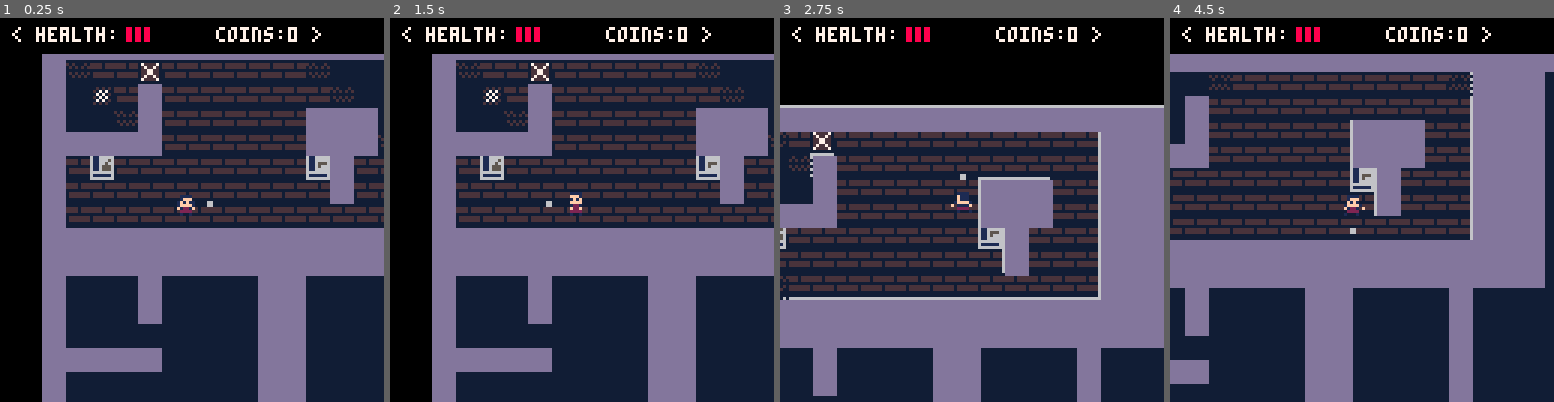
Above: before the commit, frames 1-4 (left to right).
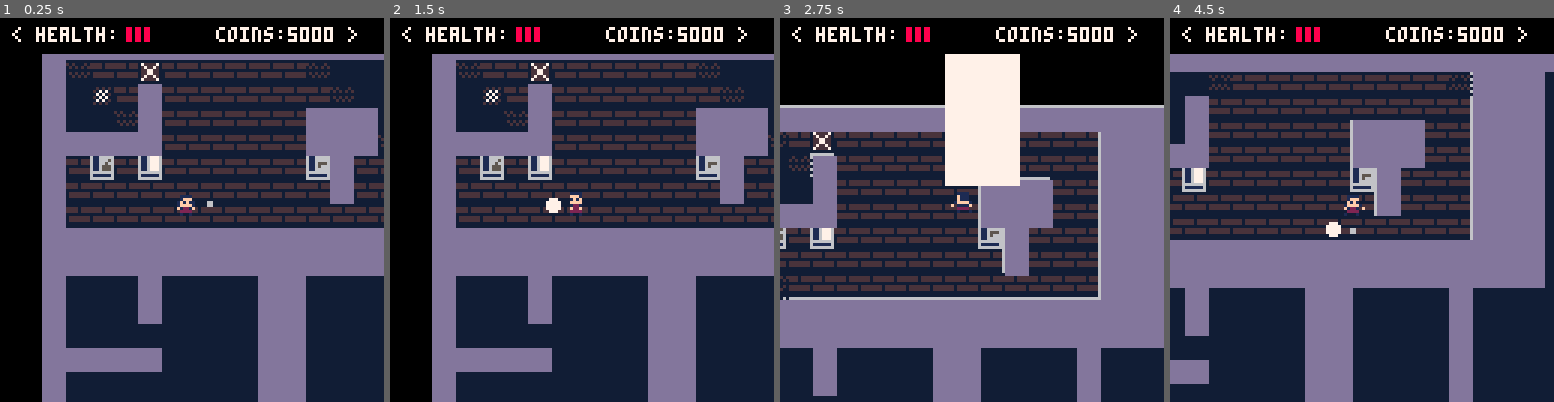
Above: after the commit, the same moments.

Repository: TripleADC/ZombiePico8
Game: PICO-8 cartridge zom8.p8
Same seed, same stepped clock (60 frames per second), same inputs: the game is played once before the commit and once after it.
Inputs:
- Up to frame 1 (0.25 s): no input
- Up to frame 2 (1.5 s): tap X (X key) at 0.33, 1.07 s; tap O (Z key) at 0.7 s
- Up to frame 3 (2.75 s): hold Right 1.6-2.1 s; tap O (Z key) at 1.7, 2.1, 2.5 s; tap X (X key) at 1.85 s; hold Up 2.15-2.42 s; hold Right from 2.47 s (still down)
- Up to frame 4 (4.5 s): tap O (Z key) every 0.4 s from 2.9 to 4.1 s; tap X (X key) at 2.97, 4.08 s; release Right at 3.03 s; hold Left 3.08-3.58 s; hold Down 3.63-3.97 s; hold Right from 4.02 s (still down)

The runs differ from the first frame. In frame 1, 0.7% of the frame differs, in the area x 35-93%, y 2-43%; in frame 2, 0.8%; in frame 3, 7.3%, in the area x 7-93%, y 2-61%; in frame 4, 0.8%.

Commit message:
Added laser weapon

Diff:
--- a/zom8.p8
+++ b/zom8.p8
@@ -45,6 +45,9 @@
     --bombs init
     bombs={}
 
+    -- laser init
+    lasers={}
+
     -- particles init
     particles={}
 
@@ -61,7 +64,7 @@
 	map(0,0)
 
 	--player
-    p:draw()
+    p:draw(crs)
     crs:draw_cursor()
 
     --map
@@ -90,6 +93,10 @@
 
     for bomb in all(bombs) do
         bomb:draw()
+    end
+
+    for laser in all(lasers) do
+        laser:draw()
     end
 
     -- particles
@@ -145,6 +152,10 @@
 
     for bomb in all(bombs) do
         bomb:update(p)
+    end
+
+     for laser in all(lasers) do
+        laser:update(p)
     end
 
     -- spawners
@@ -191,10 +202,13 @@
         facing=1,
 
         -- 0 = pistol, 1 = shotgun, 2 = bomb, 3 = laser
-        weapon=0,
+        weapon=3,
         reload_frames=0,
 
-        coins=0,
+        laser_charging=false,
+        laser_timer=0,
+
+        coins=5000,
 
         -- functions
         control=function(self, c)
@@ -247,8 +261,11 @@
                         self.shielded = true
                     elseif(vend.perk == 4) then
                         self.weapon = 2
+                    elseif(vend.perk == 5) then
+                        self.weapon = 3
                     end
                     self.coins -= vend.cost
+                    self.laser_charging = false
                 else
                     coinmsg = true
                     set_msg('< not enough coins! >', -40)
@@ -287,6 +304,25 @@
                         make_bomb(self, 0, -0.5)
                     end
                 end
+
+                if(self.weapon == 3 and #lasers == 0 and not self.laser_charging) then
+                    self.laser_timer = 60
+                    self.laser_charging = true
+                end
+            end
+
+            if(self.laser_timer == 0 and self.laser_charging) then
+                self.laser_charging = false
+
+                if self.facing == 1 then -- right
+                    make_laser(self.x + 1, self.y - 1, self.x + 16, self.y + 1)
+                elseif self.facing == 2 then -- down
+                    make_laser(self.x - 1, self.y + 1, self.x + 1, self.y + 16)
+                elseif self.facing == 3 then -- left
+                    make_laser(self.x - 16, self.y - 1, self.x - 2, self.y + 1)
+                else -- up
+                    make_laser(self.x - 1, self.y - 16, self.x + 1, self.y - 2)
+                end
             end
 
             -- ensures player doesnt exceed max dx or dy in any direction
@@ -294,7 +330,11 @@
 			self.dy=mid(-self.max_dy, self.dy, self.max_dy)
         end,
 
-        draw=function(self)
+        draw=function(self,c)
+            if(self.laser_timer % 8 == 0 and self.laser_charging) then
+                add(particles, make_explosion(c.x, c.y, rnd(6), 7))
+            end
+
             -- drawing self sprite
             self.sp_frames+=1
             if(self.sp_frames == 30) then
@@ -341,6 +381,10 @@
 
             if self.reload_frames > 0 then
                 self.reload_frames -= 1
+            end
+
+            if self.laser_timer > 0 then
+                self.laser_timer -= 1
             end
 
             -- wall collide
@@ -576,7 +620,7 @@
 
             self.boxed_wall = spr_under == 7
             self.boxed_barrier = spr_under == 8
-            self.boxed_vending = spr_under >= 50 and spr_under <= 53
+            self.boxed_vending = spr_under >= 50 and spr_under <= 54
          end,
 
          draw_box_wall=function(self, p)
@@ -820,6 +864,44 @@
                 end
     })
     p.reload_frames = 30
+end
+
+function make_laser(x1, y1, x2, y2)
+    add(lasers, {x1 = x1,
+                y1 = y1,
+                x2 = x2,
+                y2 = y2,
+                timer = 30,
+
+                draw=function(self)
+                    rectfill(self.x1 * 8, self.y1 * 8, self.x2 * 8 + 8, self.y2 * 8 + 8, 7)
+                end,
+
+                update=function(self, pl)
+                    self.timer -= 1
+
+                    for zombie in all(zombies) do
+                        if(self.x1 <= zombie.x and zombie.x <= self.x2) and
+                            (self.y1 <= zombie.y and zombie.y <= self.y2) then
+                            zombie:lose_health(pl, 2)
+                            shakestart=true
+                        end
+                    end
+
+                    if(self.timer == 0) then
+                        laser_close(self.x1, self.x2, self.y1, self.y2)
+                        del(lasers, self)
+                    end
+                end
+                })
+end
+
+function laser_close(x1, x2, y1, y2)
+    for j=y1, y2 do
+        for i=x1, x2 do
+            add(particles, make_smoke(i, j, rnd(12)))
+        end
+    end
 end
 
 function make(spr)
@@ -934,6 +1016,8 @@
                 add(arr, get_vending(j,i,3,1000,'invul shield?',-59))
             elseif(mget(j, i) == 53) then
                 add(arr, get_vending(j,i,4,1000,'buy bombs?', -50))
+            elseif(mget(j, i) == 54) then
+                add(arr, get_vending(j,i,5,3000,'buy laser?', -50))
             end
         end
     end
@@ -1217,14 +1301,14 @@
 0000000000b1110b001111000011110b001111000088880800000000000000000000000000000000000000000000000000000000000000000000000000000000
 00000000001133000011330000113300001133000088880000000000000000000000000000000000000000000000000000000000000000000000000000000000
 00000000003000100300010000300010030001000080008000000000000000000000000000000000000000000000000000000000000000000000000000000000
-00000000000000006116666661166666611666666116666600000000000000000000000000000000000000000000000000000000000000000000000000000000
-00000000000000006116868661166666611677766116665600000000000000000000000000000000000000000000000000000000000000000000000000000000
-00000000000000006116888661165556611677766116656600000000000000000000000000000000000000000000000000000000000000000000000000000000
-00000000000660006116686661165666611677766116555600000000000000000000000000000000000000000000000000000000000000000000000000000000
-00000000000660006116666661166666611667666116555600000000000000000000000000000000000000000000000000000000000000000000000000000000
-00000000000000006666666666666666666666666666666600000000000000000000000000000000000000000000000000000000000000000000000000000000
-00000000000000006111111661111116611111166111111600000000000000000000000000000000000000000000000000000000000000000000000000000000
-00000000000000006666666666666666666666666666666600000000000000000000000000000000000000000000000000000000000000000000000000000000
+00000000000000006116666661166666611666666116666661167776000000000000000000000000000000000000000000000000000000000000000000000000
+00000000000000006116868661166666611677766116665661167776000000000000000000000000000000000000000000000000000000000000000000000000
+00000000000000006116888661165556611677766116656661167776000000000000000000000000000000000000000000000000000000000000000000000000
+00000000000660006116686661165666611677766116555661167776000000000000000000000000000000000000000000000000000000000000000000000000
+00000000000660006116666661166666611667666116555661167776000000000000000000000000000000000000000000000000000000000000000000000000
+00000000000000006666666666666666666666666666666666666666000000000000000000000000000000000000000000000000000000000000000000000000
+00000000000000006111111661111116611111166111111661111116000000000000000000000000000000000000000000000000000000000000000000000000
+00000000000000006666666666666666666666666666666666666666000000000000000000000000000000000000000000000000000000000000000000000000
 00000000000000000000000000000000000000000000000000000000000000000000000000000000000000000000000000000000000000000000000000000000
 00000900000000000000000000000000000000000000000000000000000000000000000000000000000000000000000000000000000000000000000000000000
 00006000000000000000000000000000000000000000000000000000000000000000000000000000000000000000000000000000000000000000000000000000
@@ -1259,7 +1343,7 @@
 00000000000000000000000000000000000000000000000000000000000000000000000000000000000000000000000000000000000000000000000000000000
 20202020202020202020202020202020202020202020202020202020202020200000000000000000000000000000000000000000000000000000000000000000
 __gff__
-0000010001000000010000000000000000000000000000000000000000000000000000000000000000000000000000000000030303030000000000000000000000000000000000000000000000000000000000000000000000000000000000000000000000000000000000000000000000000000000000000000000000000000
+0000010001000000010000000000000000000000000000000000000000000000000000000000000000000000000000000000030303030300000000000000000000000000000000000000000000000000000000000000000000000000000000000000000000000000000000000000000000000000000000000000000000000000
 0000000000000000000000000000000000000000000000000000000000000000000000000000000000000000000000000000000000000000000000000000000000000000000000000000000000000000000000000000000000000000000000000000000000000000000000000000000000000000000000000000000000000000
 __map__
 0202020202020202020202020202020202020202020202020202020202020202000000000000000000000000000000000000000000000000000000000000000000000000000000000000000000000000000000000000000000000000000000000000000000000000000000000000000000000000000000000000000000000000
@@ -1267,7 +1351,7 @@
 0205060502050505050505050505050508080805050505050505050505050502000000000000000000000000000000000000000000000000000000000000000000000000000000000000000000000000000000000000000000000000000000000000000000000000000000000000000000000000000000000000000000000000
 0205050502050505050505020202050502020205050505050505050505050502000000000000000000000000000000000000000000000000000000000000000000000000000000000000000000000000000000000000000000000000000000000000000000000000000000000000000000000000000000000000000000000000
 0202020202050505050505020202050502020205050505050505050505050502000000000000000000000000000000000000000000000000000000000000000000000000000000000000000000000000000000000000000000000000000000000000000000000000000000000000000000000000000000000000000000000000
-0205350505050505050505330205050502020205050505050505050505050502000000000000000000000000000000000000000000000000000000000000000000000000000000000000000000000000000000000000000000000000000000000000000000000000000000000000000000000000000000000000000000000000
+0205350536050505050505330205050502020205050505050505050505050502000000000000000000000000000000000000000000000000000000000000000000000000000000000000000000000000000000000000000000000000000000000000000000000000000000000000000000000000000000000000000000000000
 0205050505050505050505050205050502020205050505050505050505050502000000000000000000000000000000000000000000000000000000000000000000000000000000000000000000000000000000000000000000000000000000000000000000000000000000000000000000000000000000000000000000000000
 0205050505050505050505050505050502020205050505050505050505050502000000000000000000000000000000000000000000000000000000000000000000000000000000000000000000000000000000000000000000000000000000000000000000000000000000000000000000000000000000000000000000000000
 0202020202020202020202020808020202020205050505050505050505050502000000000000000000000000000000000000000000000000000000000000000000000000000000000000000000000000000000000000000000000000000000000000000000000000000000000000000000000000000000000000000000000000
